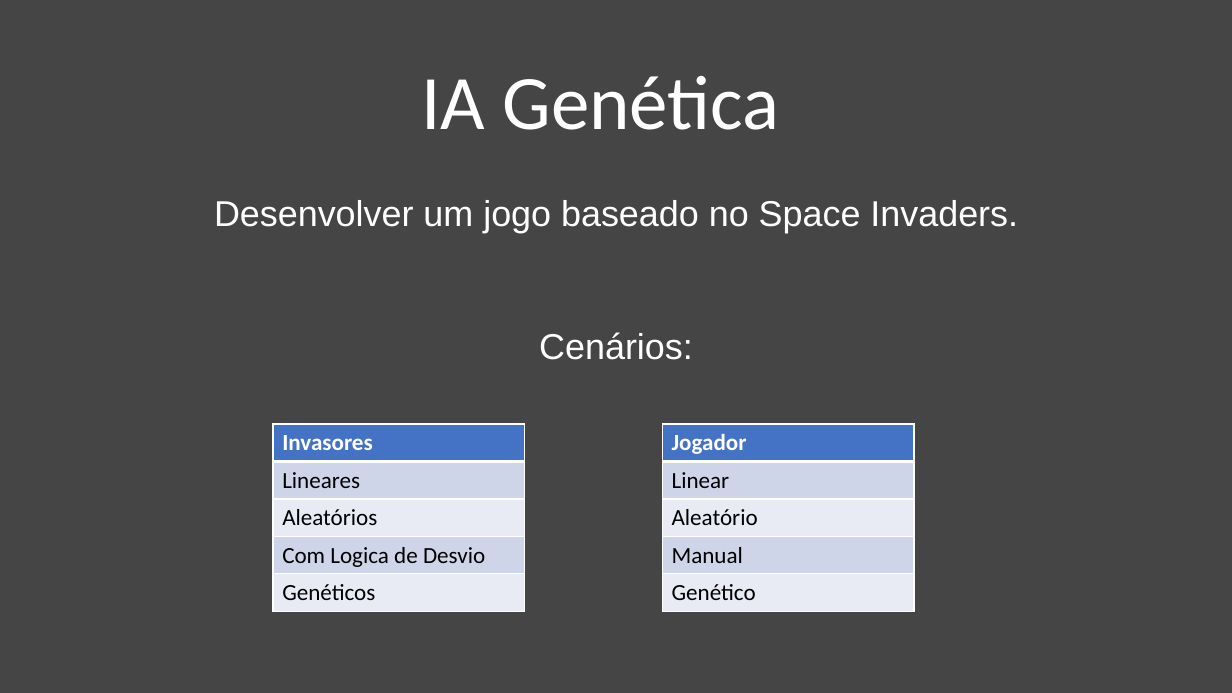
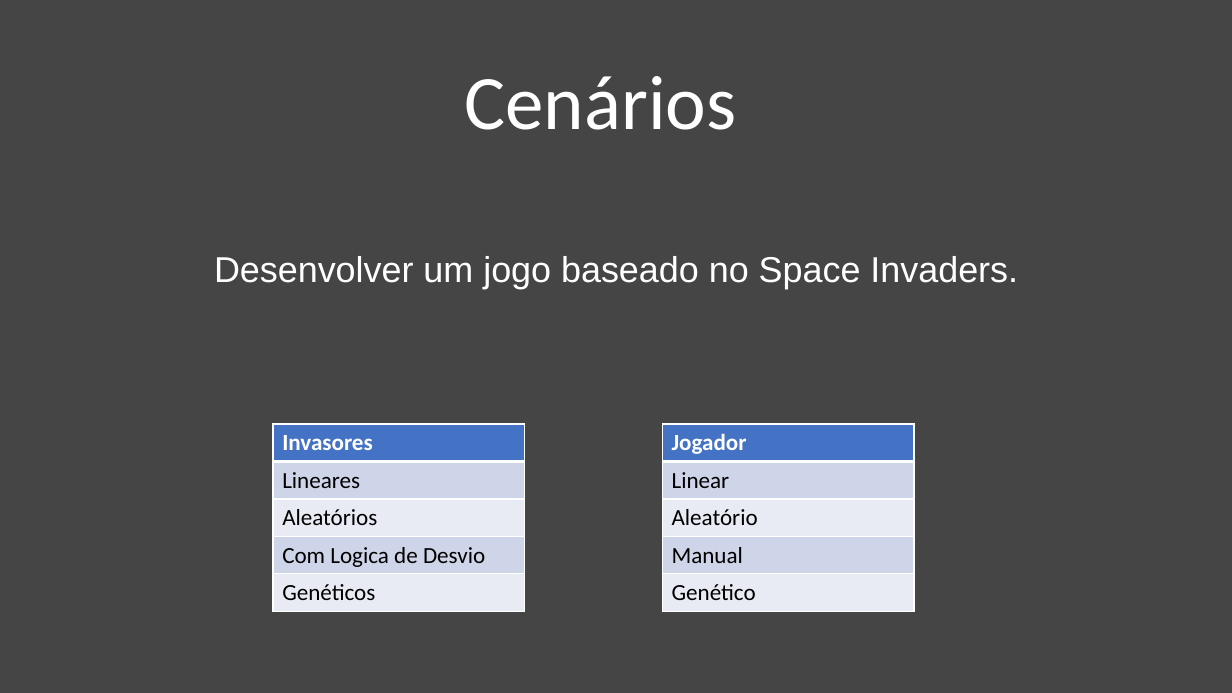
Before and after one commit to GustavoMaltaGuimaraesBrasil/TC2_IAGenetica, a slide deck: slide 3 of IA Genetica.pptx. Drawn at 1232x693 pixels with LibreOffice and Linux fonts; fonts in the diff are those of the drawing. Boxes give left, top, right and bottom in pixels: in the first picture for what was removed or moved away, otherwise in the second. Text is boxed around its words. In the diff, an @@ line names an element or a change of style, - is before the commit and + after.

```diff
--- a/IA Genetica.pptx
+++ b/IA Genetica.pptx
@@ title at (465, 76, 737, 130): text changed @@
-IA Genética
+Cenários
@@ subtitle at (539, 332, 693, 360): paragraph removed @@
-Cenários:
```
Also in this commit, not shown: 1 other slide changed, 5 other files.
